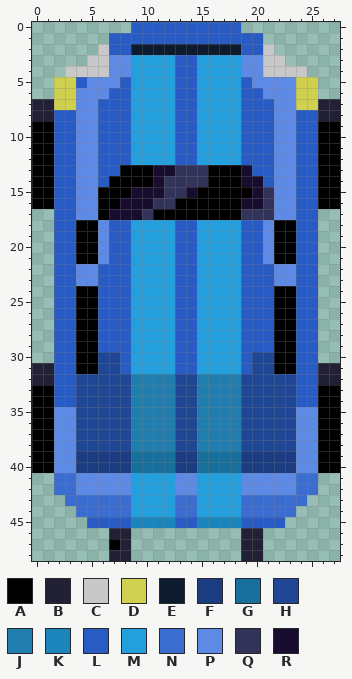
Pixel-art sprite: Poyecto Virtual Velocity/assets/Coche1.png. The picture above was drawn from the file before the commit.
The file is 300x300 pixels, drawn in blocks of 3x3; one block is one cell here. Colours within 5 levels of each other are drawn and written as one. The old version is drawn lined up with the new one, on the new canvas.
Palette (. is transparent): A #000000  B #222034  C #c8c8c8  D #d0d050  E #0e1b2e  F #1b3c80  G #186f9b  H #204796  J #207dad  K #1a84bb  L #285cc4  M #249fde  N #3b6dd1  P #5d8ae4  Q #313359  R #180d2f
Pixels before, first column x 0:
 0 .........LLLLLLLLLL.........
 1 .......LLLLLLLLLLLLLL.......
 2 ......CLLEEEEEEEEEELLC......
 3 .....CCPPMMMMLLMMMMPPCC.....
 4 ...CCCCPPMMMMLLMMMMPPCCCC...
 5 ..DDLPPPLMMMMLLMMMMLPPPPDD..
 6 ..DDPPPLLMMMMLLMMMMLLPPPDD..
 7 BBDDPPLLLMMMMLLMMMMLLLPPDDBB
 8 BBLLPPLLLMMMMLLMMMMLLLPPLLBB
 9 AALLPPLLLMMMMLLMMMMLLLPPLLAA
10 AALLPPLLLMMMMLLMMMMLLLPPLLAA
11 AALLPPLLLMMMMLLMMMMLLLPPLLAA
12 AALLPPLLLMMMMLLMMMMLLLPPLLAA
13 AALLPPLLAAARRQQQAAARLLPPLLAA
14 AALLPPLAAAARQQQQAAARRLPPLLAA
15 AALLPPAAARRRQQRAAAAARQPPLLAA
16 AALLPPAARRRQQAAAAAARRQPPLLAA
17 ..LLPPARRRQAAAAAAAAQQQPPLL..
18 ..LLAAPLLMMMMLLMMMMLLPAALL..
19 ..LLAAPLLMMMMLLMMMMLLPAALL..
20 ..LLAAPLLMMMMLLMMMMLLPAALL..
21 ..LLAAPLLMMMMLLMMMMLLPAALL..
22 ..LLPPLLLMMMMLLMMMMLLLPPLL..
23 ..LLPPLLLMMMMLLMMMMLLLPPLL..
24 ..LLAALLLMMMMLLMMMMLLLAALL..
25 ..LLAALLLMMMMLLMMMMLLLAALL..
26 ..LLAALLLMMMMLLMMMMLLLAALL..
27 ..LLAALLLMMMMLLMMMMLLLAALL..
28 ..LLAALLLMMMMLLMMMMLLLAALL..
29 ..LLAALLLMMMMLLMMMMLLLAALL..
30 ..LLAAHHLMMMMLLMMMMLHHAALL..
31 BBLLAAHHLMMMMLLMMMMLHHAALLBB
32 BBLLHHHHHJJJJHHJJJJHHHHHLLBB
33 AALLHHHHHJJJJHHJJJJHHHHHLLAA
34 AALLHHHHHJJJJHHJJJJHHHHHLLAA
35 AAPPHHHHHJJJJHHJJJJHHHHHPPAA
36 AAPPHHHHHJJJJHHJJJJHHHHHPPAA
37 AAPPHHHHHJJJJHHJJJJHHHHHPPAA
38 AAPPHHHHHJJJJHHJJJJHHHHHPPAA
39 AAPPFFFFFGGGGFFGGGGFFFFFPPAA
40 AAPPFFFFFGGGGFFGGGGFFFFFPPAA
41 ..NNPPPPPMMMMPPMMMMPPPPPNN..
42 ..NNPPPPPMMMMPPMMMMPPPPPNN..
43 ...NNNNNNMMMMNNMMMMNNNNNN...
44 ....NNNNNMMMMNNMMMMNNNNN....
45 .....LLLLKKKKLLKKKKLLLL.....
46 .......BB..........BB.......
47 .......AB..........BB.......
48 .......BB..........BB.......
New version:
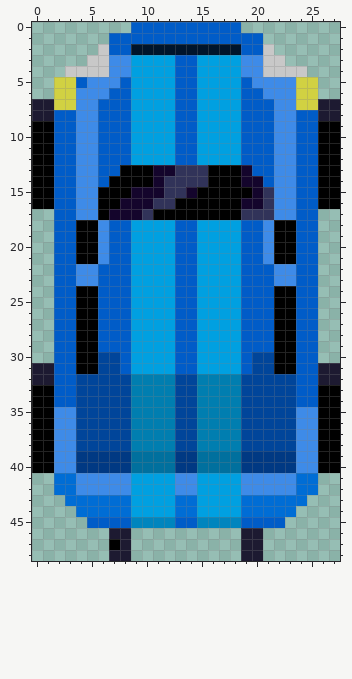
The exact change:
canvas 100x100 -> 28x49, the old top-left corner now at -36,-25 (the part of the old canvas that was cut away was empty and is not shown)
colour B: #222034 -> #1d1a31
colour D: #d0d050 -> #d1d142
colour E: #0e1b2e -> #00142b
colour F: #1b3c80 -> #003983
colour G: #186f9b -> #00709e
colour H: #204796 -> #00459a
colour J: #207dad -> #007eb0
colour K: #1a84bb -> #0085be
colour L: #285cc4 -> #005cc8
colour M: #249fde -> #00a0e1
colour N: #3b6dd1 -> #006dd5
colour P: #5d8ae4 -> #3e8be8
colour R: #180d2f -> #14052c
